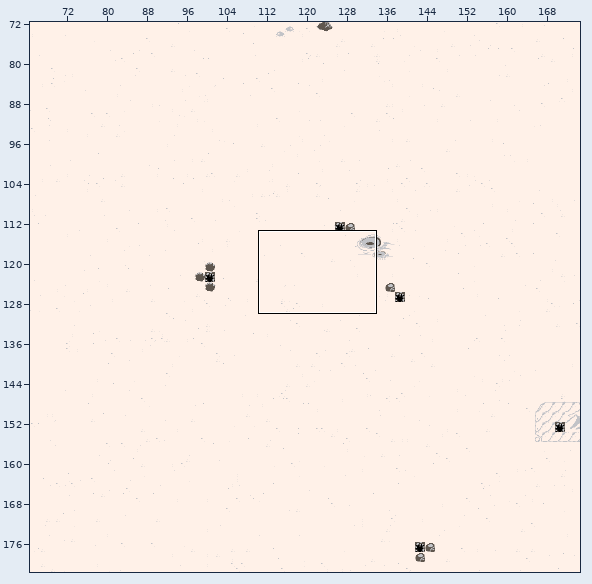
Tiled map -- mbh-platformer/mbh-platformer/Content/raw/map_ow_top.tmx. The picture above shows the old version from afar; the outline marks the close-up.
Close-up. Before:
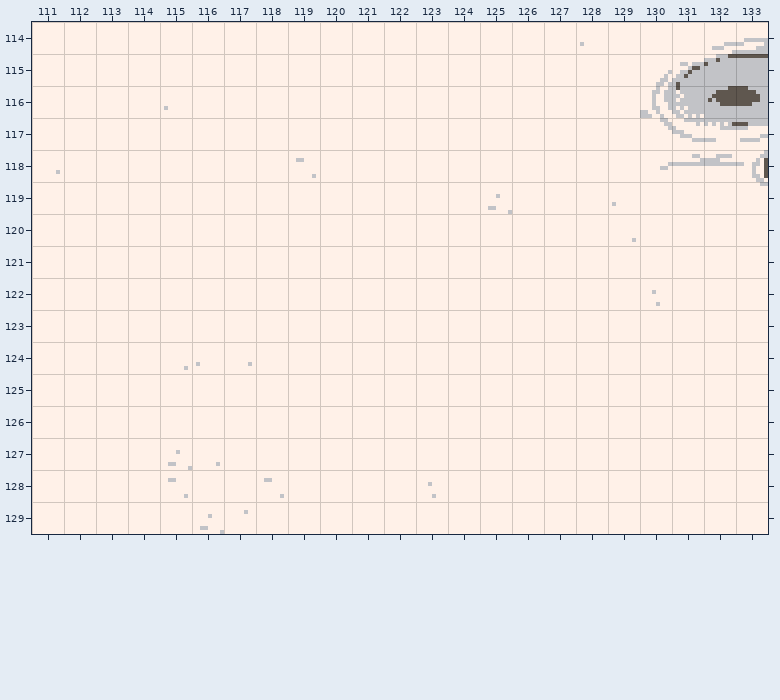
Cells are 8x8 px. Shown: x 111..133, y 114..129.
And afterwards:
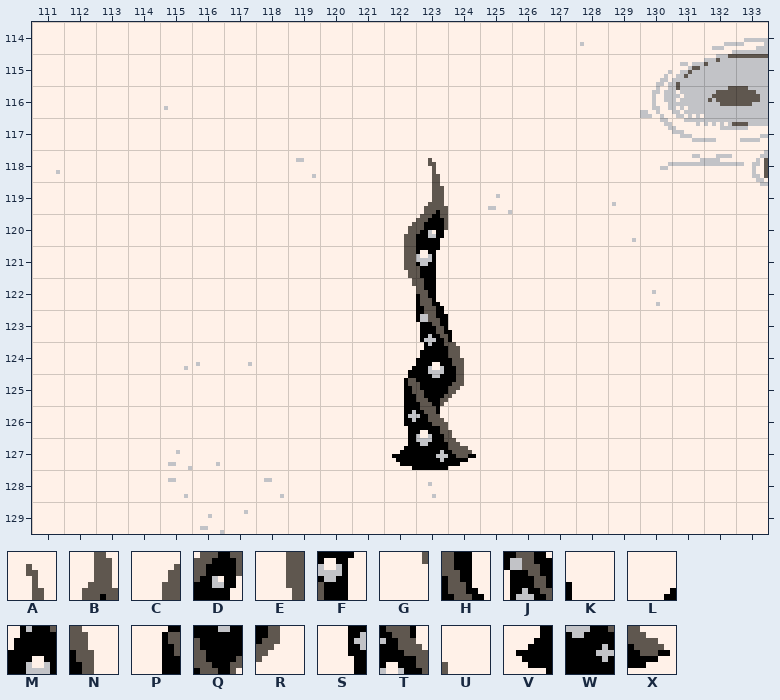
Key: from "platformer_sheet_2": A 455, B 471, C 486, D 487, E 502, F 503, G 518, H 519, J 535, K 536, L 550, M 551, N 552, P 566, Q 567, R 568, S 582, T 583, U 584, V 598, W 599, X 600.
_ is an empty cell.
Diff:
Layer "Main":
y 118: x 123 _ -> A
y 119: x 123 _ -> B
y 120: x 122..123 __ -> CD
y 121: x 122..123 __ -> EF
y 122: x 122..123 __ -> GH
y 123: x 123..124 __ -> JK
y 124: x 122..124 ___ -> LMN
y 125: x 122..124 ___ -> PQR
y 126: x 122..124 ___ -> STU
y 127: x 122..124 ___ -> VWX
Boxes around the changes in both close-ups, in picture pixels (x1, y1, x2, y2):
added: (392, 158, 476, 470)
